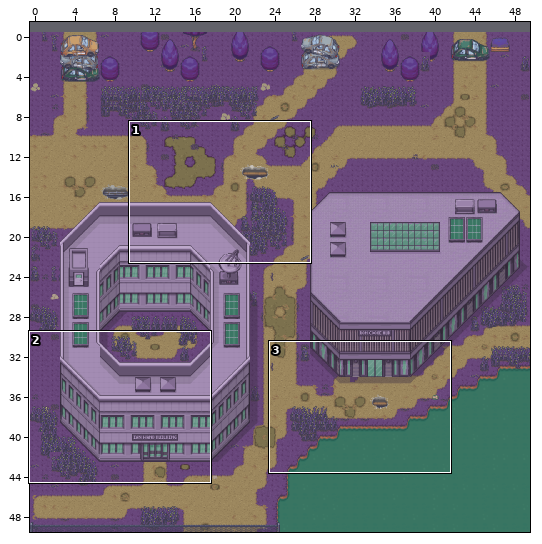
Two states of a Tiled map, game/assets/maps/Outside_campus_cthulhu_props.tmx. Above: a wide view before the commit, with the close-up outlined.
Close-up. Before:
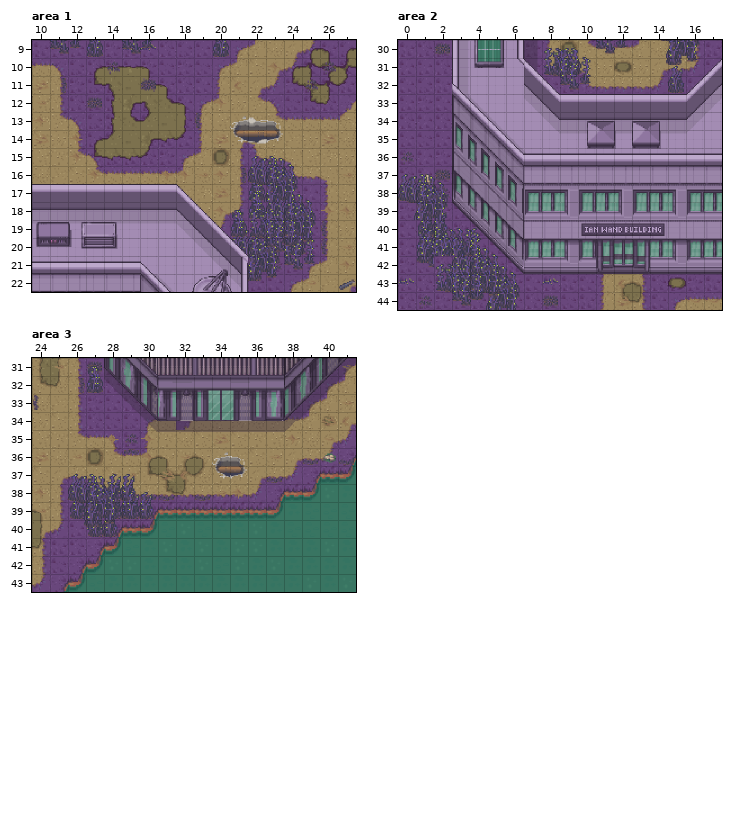
Cells are 32x32 px. Shown: area 1 x 10..27, y 9..22; area 2 x 0..17, y 30..44; area 3 x 24..41, y 31..43. The commit also changed other parts of the map, which this record leaves out.
The same view after the edit:
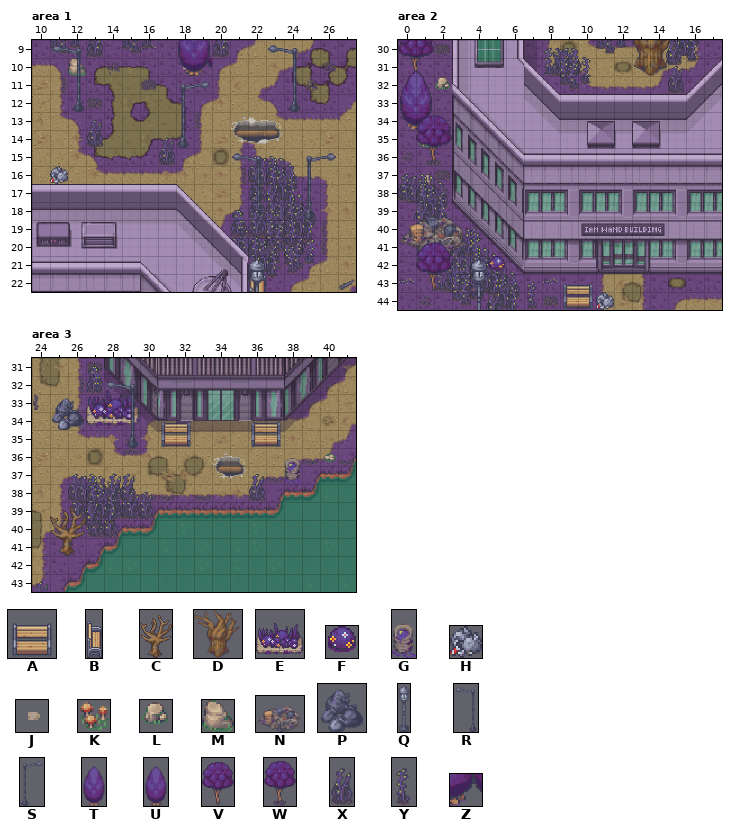
Key: from "props": A 0 "bench", B 1 "bench_side", C 7 "dead_tree", D 9 "dead_tree_large", E 14 "flower_bed", F 15 "flowers_small", G 17 "gravestone_2", H 19 "litter_can", J 20 "litter_paper", K 22 "mushrooms_2", L 25 "rock_1", M 29 "rock_5", N 34 "rubble_heap", P 35 "rubble_rocks", Q 37 "street_lamp", R 38 "street_lamp_double_left", S 39 "street_lamp_double_right", T 40 "tree_cone", U 41 "tree_cone_2", V 46 "tree_round_small", W 47 "tree_round_small_2", X 49 "weeds_1", Y 50 "weeds_2", Z 52 "tree_canopy_piece".
Objects are placed by their top-left corner, in cells (3,4 is the top-left corner of cell 3,4); size is 1x1 cell unless given.
Change:
Layer "Props" (now shown), area 1:
added: M "rock_5" at 12,10
added: J "litter_paper" at 18,10
added: U "tree_cone_2" at 18,7 size 2x4
added: Z "tree_canopy_piece" at 19,10
added: R "street_lamp_double_left" at 11,9 size 2x4
added: R "street_lamp_double_left" at 23,9 size 2x4
added: X "weeds_1" at 13,13 size 1x2
added: S "street_lamp_double_right" at 18,11 size 2x4
added: X "weeds_1" at 17,14 size 1x2
added: H "litter_can" at 11,16
added: R "street_lamp_double_left" at 21,15 size 2x4
added: S "street_lamp_double_right" at 25,15 size 2x4
added: X "weeds_1" at 22,18 size 1x2
added: Y "weeds_2" at 24,20 size 1x2
added: B "bench_side" at 22,21 size 1x3
added: Q "street_lamp" at 22,21 size 1x4
Layer "Props" (now shown), area 2:
added: V "tree_round_small" at 0,29 size 2x3
added: D "dead_tree_large" at 12,28 size 4x4
added: L "rock_1" at 2,32
added: T "tree_cone" at 0,31 size 2x4
added: K "mushrooms_2" at 1,35
added: W "tree_round_small_2" at 1,34 size 2x3
added: Y "weeds_2" at 0,37 size 1x2
added: N "rubble_heap" at 0,39 size 4x3
added: F "flowers_small" at 5,42
added: V "tree_round_small" at 1,41 size 2x3
added: Y "weeds_2" at 7,43 size 1x2
added: A "bench" at 9,43 size 2x2
added: H "litter_can" at 11,44
added: Q "street_lamp" at 4,42 size 1x4
Layer "Props" (now shown), area 3:
added: P "rubble_rocks" at 25,33 size 2x2
added: E "flower_bed" at 27,32 size 3x3
added: R "street_lamp_double_left" at 28,32 size 2x4
added: A "bench" at 31,34 size 2x2
added: A "bench" at 36,34 size 2x2
added: G "gravestone_2" at 38,36 size 1x2
added: X "weeds_1" at 36,37 size 1x2
added: C "dead_tree" at 25,39 size 2x3
added: X "weeds_1" at 24,43 size 1x2
